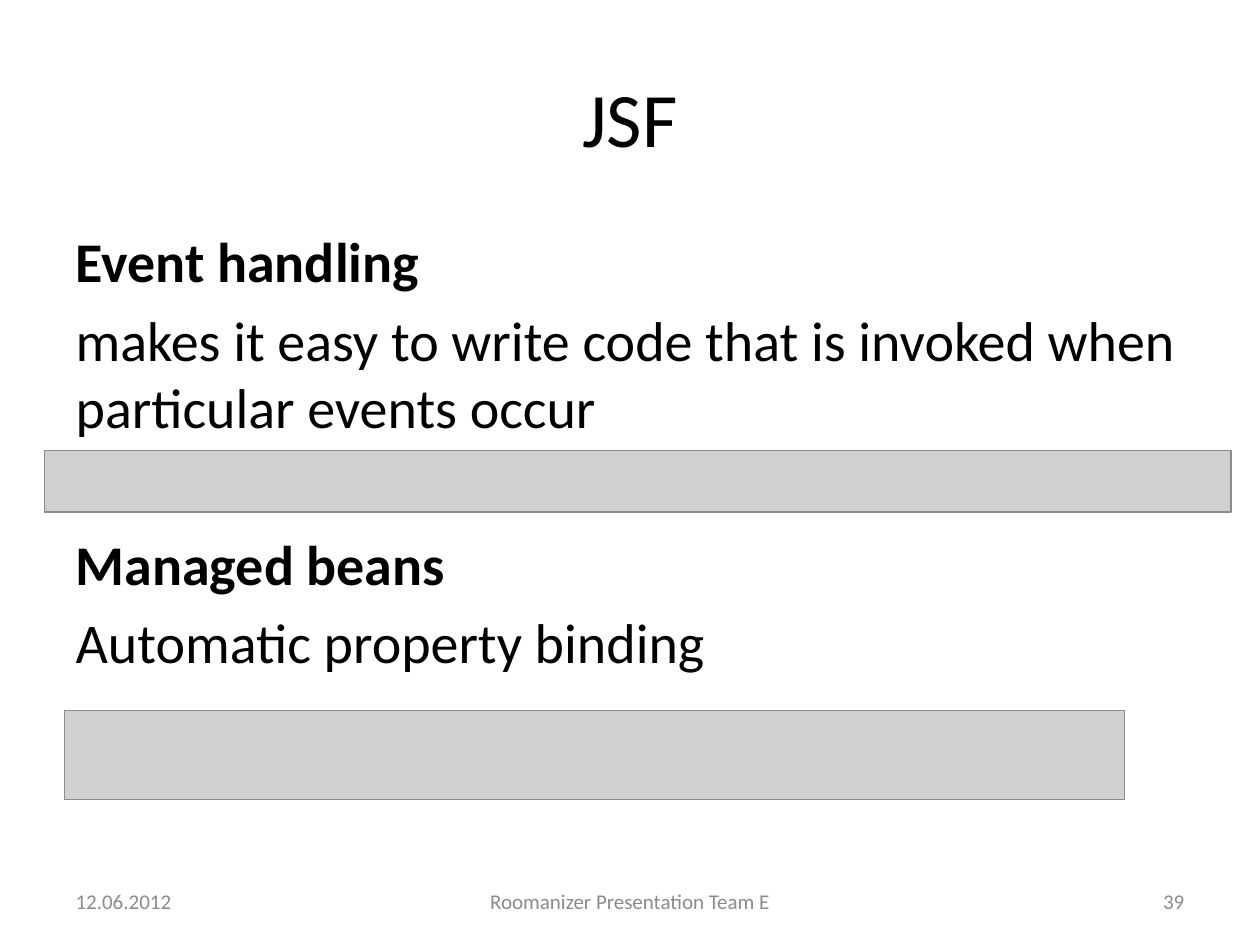
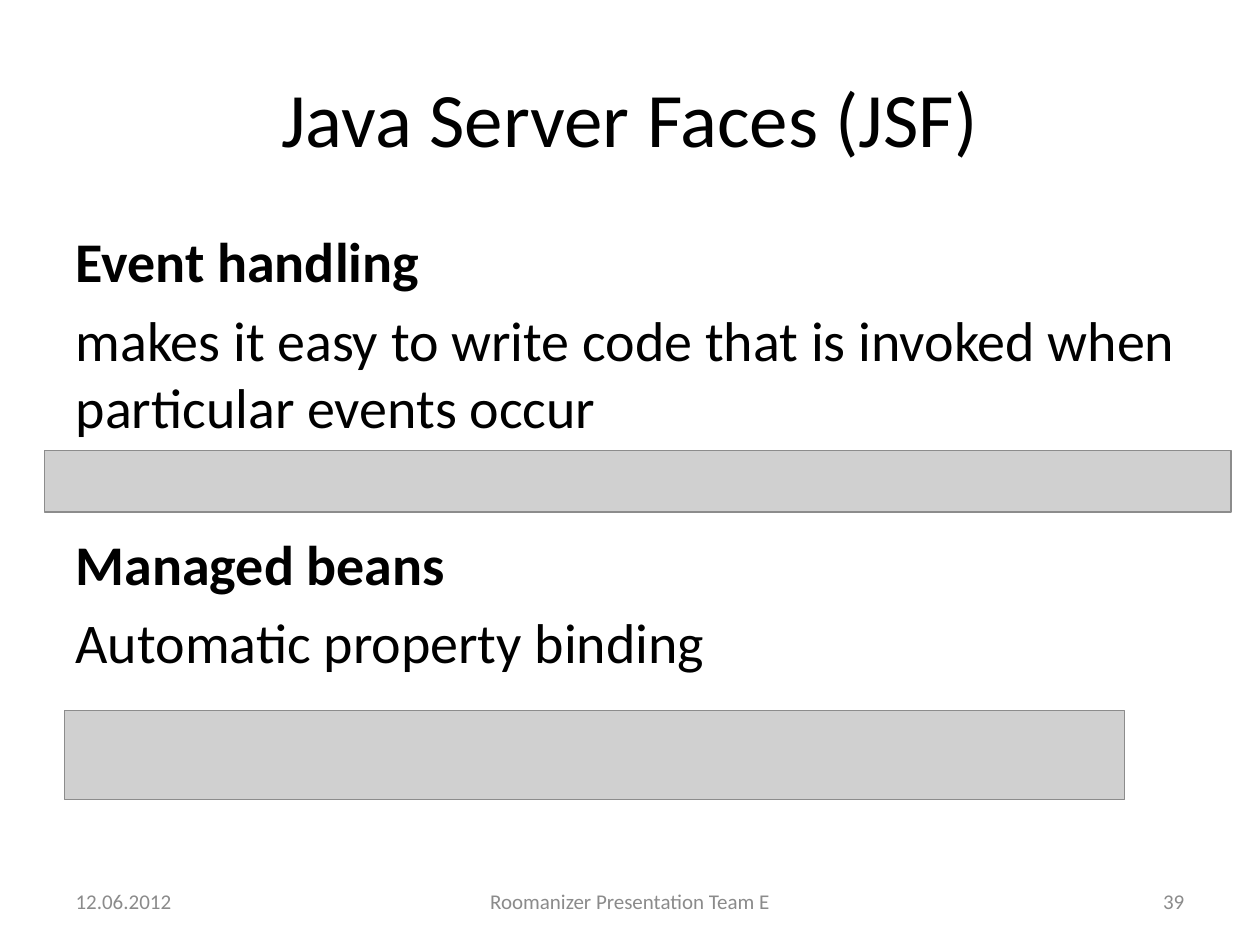
Before and after one commit to markusmo/HotelSoftware, a slide deck: slide 39 of Documentation/Praesentation/PresentationRoomanizer.pptx. Drawn at 1260x945 pixels with LibreOffice and Linux fonts; fonts in the diff are those of the drawing; grey boxes stand for pictures. Boxes give left, top, right and bottom in pixels: in the first picture for what was removed or moved away, otherwise in the second. Text is boxed around its words. In the diff, an @@ line names an element or a change of style, - is before the commit and + after.

```diff
--- a/Documentation/Praesentation/PresentationRoomanizer.pptx
+++ b/Documentation/Praesentation/PresentationRoomanizer.pptx
@@ title at box(281, 91, 978, 158): text changed @@
-JSF
+Java Server Faces (JSF)
```
Also in this commit, not shown: 8 other slides changed, 2 other files.
